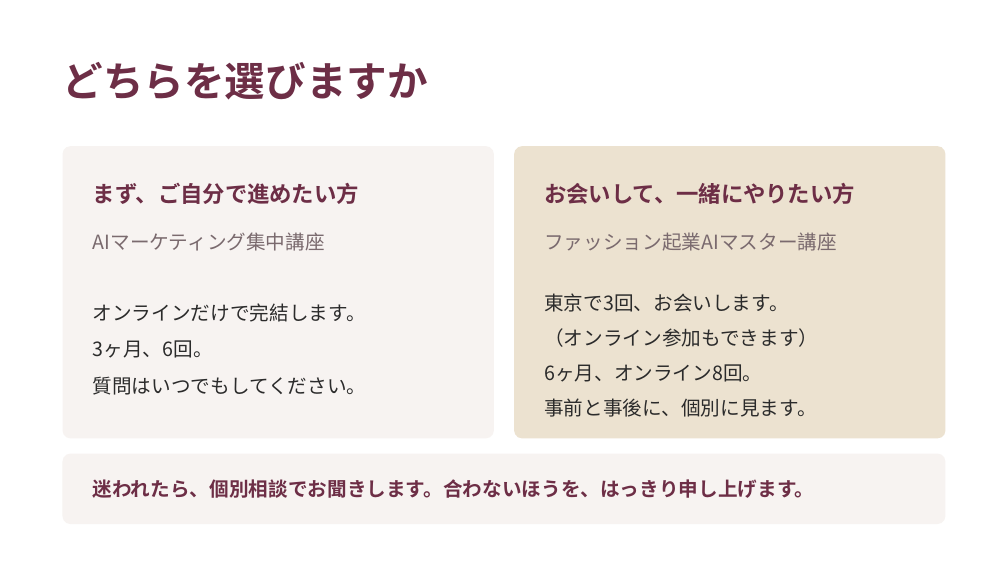
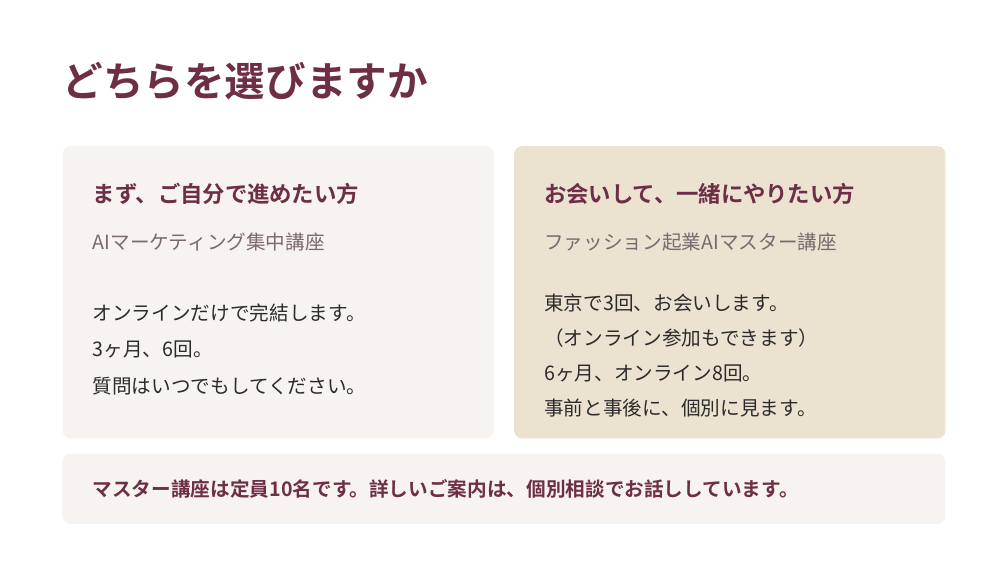
Before and after one commit to fashio17/potential-lamp, a slide deck: slide 22 of 運用/スライド/説明会_20260916.pptx. Drawn at 1008x567 pixels with LibreOffice and Linux fonts; fonts in the diff are those of the drawing. Boxes give left, top, right and bottom in pixels: in the first picture for what was removed or moved away, otherwise in the second. Text is boxed around its words. In the diff, an @@ line names an element or a change of style, - is before the commit and + after.

```diff
--- a/運用/スライド/説明会_20260916.pptx
+++ b/運用/スライド/説明会_20260916.pptx
@@ text at <box>93,479,799,498</box>: text changed @@
-迷われたら、個別相談でお聞きします。合わないほうを、はっきり申し上げます。
+マスター講座は定員10名です。詳しいご案内は、個別相談でお話ししています。
```
Also in this commit, not shown: 1 other slide changed, 3 other files.
